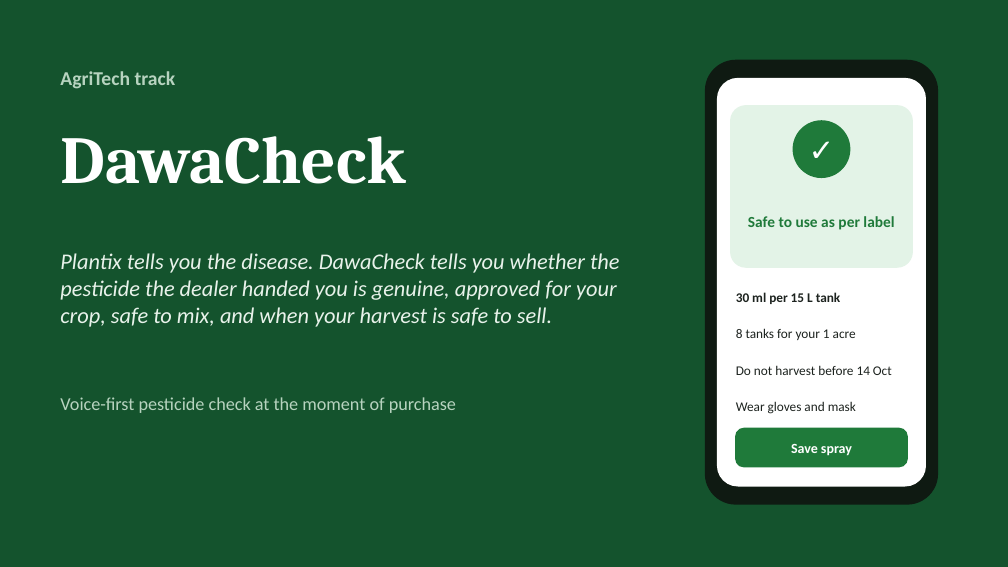
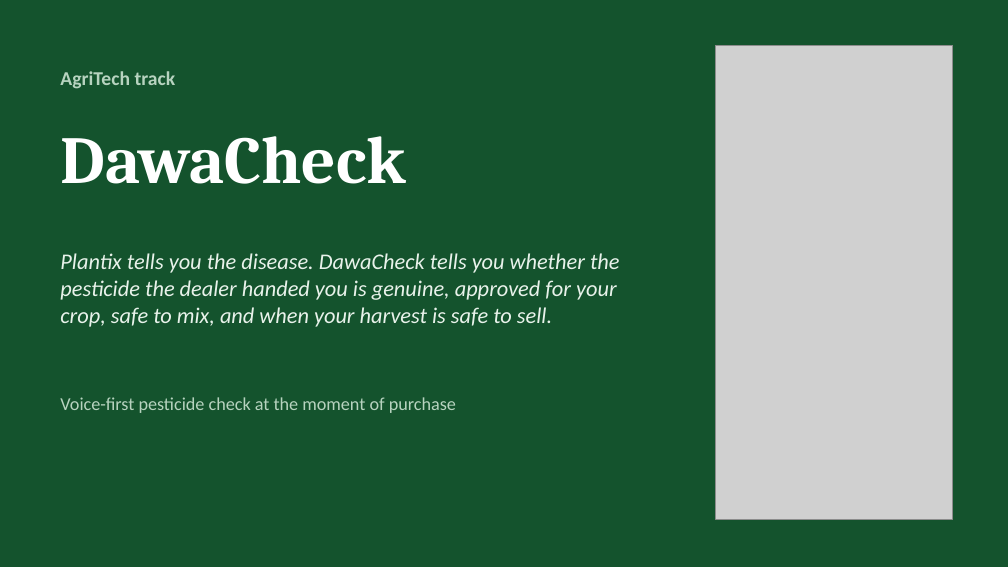
Before and after one commit to meenakshisatpathy20-del/dawacheck, a slide deck: slide 1 of docs/DawaCheck_pitch.pptx. Drawn at 1008x567 pixels with LibreOffice and Linux fonts; fonts in the diff are those of the drawing; grey boxes stand for pictures. Boxes give left, top, right and bottom in pixels: in the first picture for what was removed or moved away, otherwise in the second. Text is boxed around its words. In the diff, an @@ line names an element or a change of style, - is before the commit and + after.

```diff
--- a/docs/DawaCheck_pitch.pptx
+++ b/docs/DawaCheck_pitch.pptx
@@ picture added at <box>716,45,953,519</box> @@
@@ rounded rectangle removed at <box>706,60,937,504</box> @@
@@ rounded rectangle removed at <box>718,79,925,486</box> @@
@@ rounded rectangle removed at <box>731,106,912,267</box> @@
@@ ellipse removed at <box>793,121,850,177</box> @@
@@ text removed at <box>793,121,850,177</box> @@
-✓
@@ text removed at <box>748,216,894,230</box> @@
-Safe to use as per label
@@ text removed at <box>736,292,840,304</box> @@
-30 ml per 15 L tank
@@ text removed at <box>736,328,856,340</box> @@
-8 tanks for your 1 acre
@@ text removed at <box>736,365,892,375</box> @@
-Do not harvest before 14 Oct
@@ text removed at <box>736,401,856,414</box> @@
-Wear gloves and mask
@@ rounded rectangle removed at <box>736,428,907,467</box> @@
@@ text removed at <box>791,444,852,456</box> @@
-Save spray
```
Also in this commit, not shown: 4 other slides changed, 17 other files.
